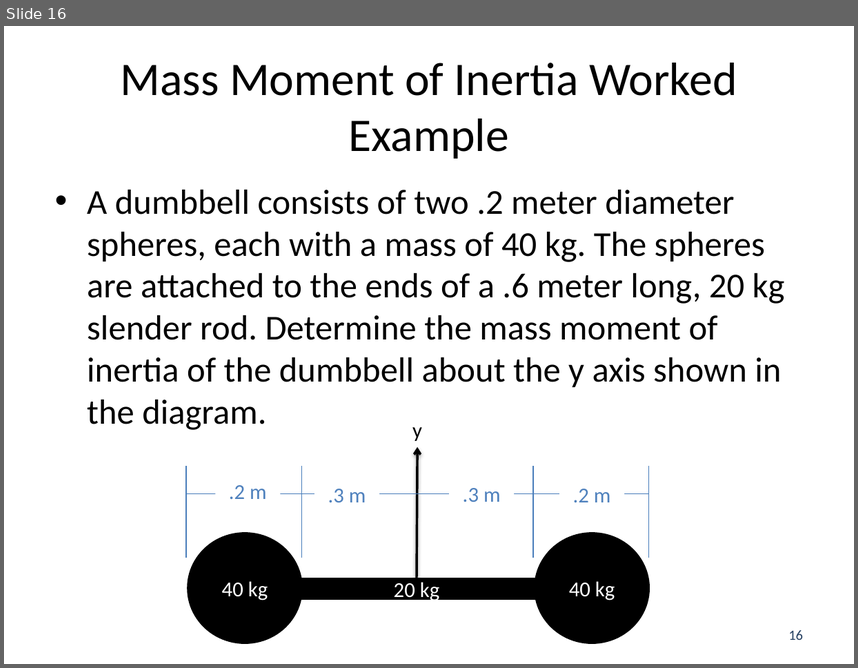
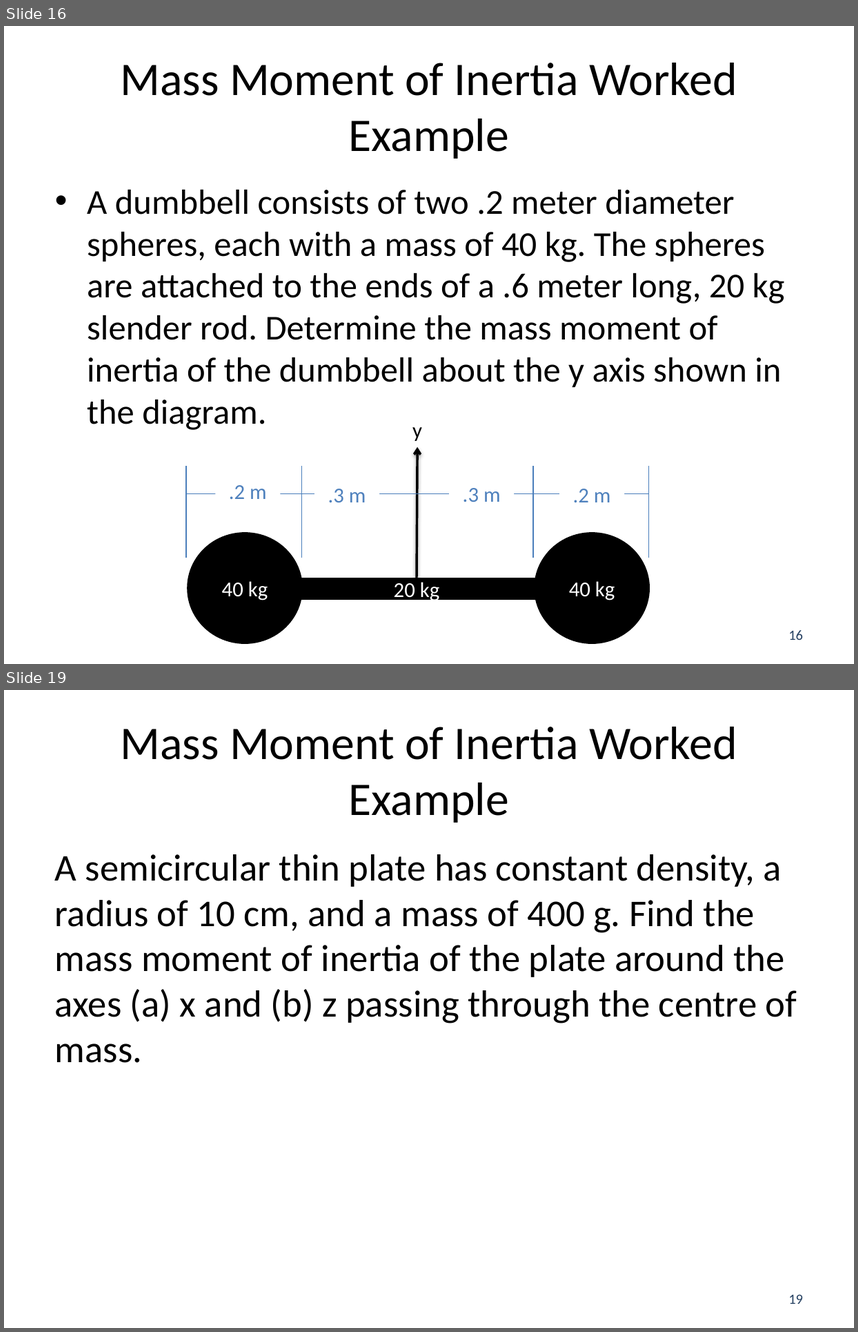
Before and after one commit to JacobMoore/mechanics_textbook, a slide deck: Lecture Slides/VideoLectureSlides/A_2.7.pptx. Shown one above the other, each under a label of ours: slide 16 before the commit, slides 16 and 19 after it; the slides between them are not shown. The pictures are 858x668 and 858x1332 pixels, drawn with LibreOffice and Linux fonts; fonts in the diff are those of the drawing. Boxes give left, top, right and bottom in pixels: in the first picture for what was removed or moved away, otherwise in the second. Text is boxed around its words. In the diff, an @@ line names an element or a change of style, - is before the commit and + after.

```diff
--- a/Lecture Slides/VideoLectureSlides/A_2.7.pptx
+++ b/Lecture Slides/VideoLectureSlides/A_2.7.pptx
@@ slide 19 added at <box>4,690,854,1328</box>, background #FFFFFF @@
@@ title added at <box>120,727,737,822</box>, 39.6 pt, text #000000 @@
+Mass Moment of Inertia Worked Example
@@ text added at <box>55,854,797,1063</box>, 32 pt, text #000000 @@
+A semicircular thin plate has constant density, a radius of 10 cm, and a mass of 400 g. Find the mass moment of inertia of the plate around the axes (a) x and (b) z passing through the centre of mass.
@@ page number added at <box>789,1294,803,1303</box>, 12 pt, text #254061 @@
+19
```
Also in this commit, not shown: 3 other slides added, 4 other files.
